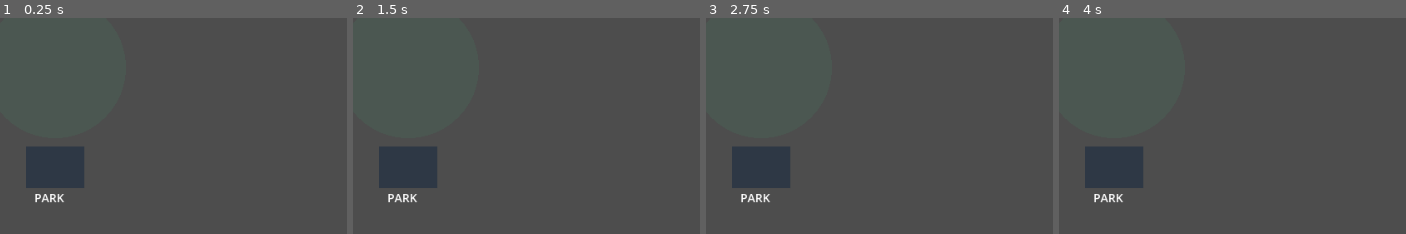
Above: before the commit, frames 1-4 (left to right).
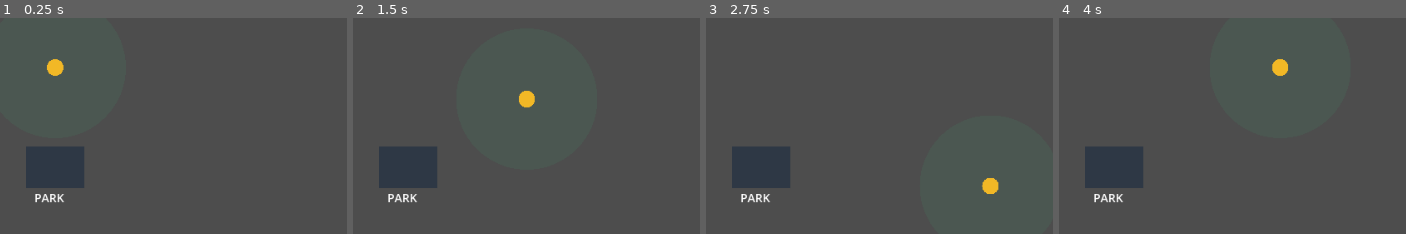
Above: after the commit, the same moments.

Repository: Dshiepbv/Gta-viet-life
Game: Godot game, scene res://scenes/main.tscn
Two runs of this game, one before a commit and one after it. Both use one fixed random seed, a clock stepped at 60 frames per second and the inputs below.
Inputs:
- Up to frame 1 (0.25 s): no input
- Up to frame 2 (1.5 s): tap Enter (ui_accept) at 0.5, 0.77 s; hold Right (ui_right) 0.53-1.28 s; hold Down (ui_down) from 1.28 s (still down)
- Up to frame 3 (2.75 s): tap Enter (ui_accept) at 1.52 s; release Down (ui_down) at 2.03 s; hold Right (ui_right) from 2.03 s (still down)
- Up to frame 4 (4 s): tap Enter (ui_accept) at 2.75, 3.02, 3.5, 3.77 s; release Right (ui_right) at 2.78 s; hold Up (ui_up) 2.78-3.53 s; hold Left (ui_left) from 3.53 s (still down)
The pictures show only the part of the screen within x 47-97%, y 44-94%; the shares and areas given below are measured in that part.

The runs differ from the first frame. In frame 1, 0.3% of the frame differs, in the area x 13-19%, y 18-27%; in frame 2, 0.3%; in frame 3, 0.3%, in the area x 79-85%, y 74-82%; in frame 4, 0.3%.

Commit message:
Add player movement and proximity-based in-world talk to Godot adapter

Diff:
--- a/adapters/godot/scripts/godot_adapter.gd
+++ b/adapters/godot/scripts/godot_adapter.gd
@@ -12,6 +12,7 @@
 var session_id := ""
 var request_counter := 0
 var resident: LifeResident
+var player: Node2D
 var locations := {
 	"home.godot": Vector2(170, 400),
 	"work.godot": Vector2(690, 190),
@@ -31,12 +32,17 @@
 	resident = LifeResident.new()
 	resident.position = locations["home.godot"]
 	add_child(resident)
+	player = Node2D.new()
+	player.position = Vector2(470, 300)
+	add_child(player)
 	set_process(true)
 	_boot.call_deferred()
 
 func _process(_delta: float) -> void:
+	var movement := Input.get_vector("ui_left", "ui_right", "ui_up", "ui_down")
+	player.position += movement * 190.0 * _delta
 	queue_redraw()
-	nearby = resident.global_position.distance_to(Vector2(470, 300)) < 85.0
+	nearby = resident.global_position.distance_to(player.global_position) < 85.0
 	if Input.is_action_just_pressed("ui_accept") and nearby and not busy:
 		_interact.call_deferred()
 
@@ -45,7 +51,8 @@
 		var p: Vector2 = locations[location_id]
 		draw_rect(Rect2(p - Vector2(35, 25), Vector2(70, 50)), Color(0.18, 0.22, 0.27), true)
 		draw_string(ThemeDB.fallback_font, p + Vector2(-25, 42), labels[location_id], HORIZONTAL_ALIGNMENT_LEFT, -1, 14, Color.WHITE)
-	draw_circle(Vector2(470, 300), 85.0, Color(0.2, 0.8, 0.5, 0.08))
+	draw_circle(player.position, 85.0, Color(0.2, 0.8, 0.5, 0.08))
+	draw_circle(player.position, 10.0, Color(0.95, 0.72, 0.15))
 	draw_string(ThemeDB.fallback_font, Vector2(20, 35), "GTA VIET LIFE — GODOT SECOND ADAPTER", HORIZONTAL_ALIGNMENT_LEFT, -1, 20, Color.WHITE)
 	draw_string(ThemeDB.fallback_font, Vector2(20, 65), status_text, HORIZONTAL_ALIGNMENT_LEFT, -1, 15, Color(0.7, 0.9, 0.75))
 	draw_string(ThemeDB.fallback_font, Vector2(20, 95), "Move with arrow keys. Approach the green social area and press Enter to talk.", HORIZONTAL_ALIGNMENT_LEFT, -1, 13, Color.WHITE)
